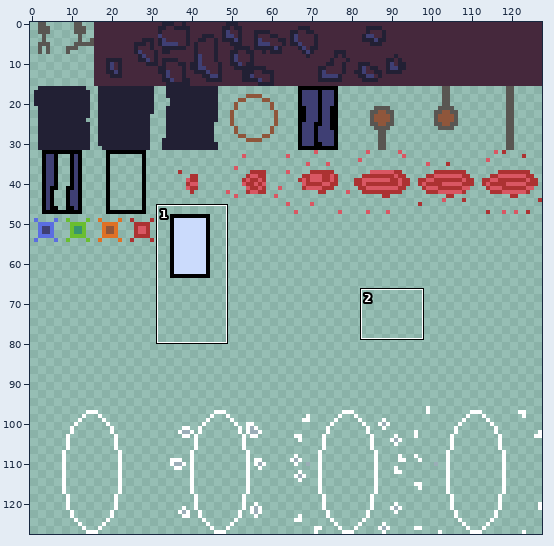
Pixel-art file: src/Art/spritesheet.aseprite. Above: a wide view before the commit, with the close-up outlined.
Close-up. As it was:
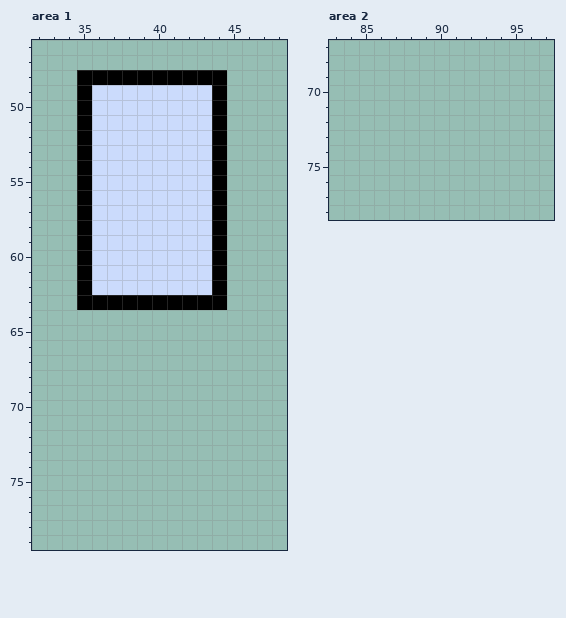
128x128 pixels, 1 frame. Shown: area 1: x 32..48, y 46..79; area 2: x 83..97, y 67..78. The commit also changed other parts of the picture, which this record leaves out.
New version:
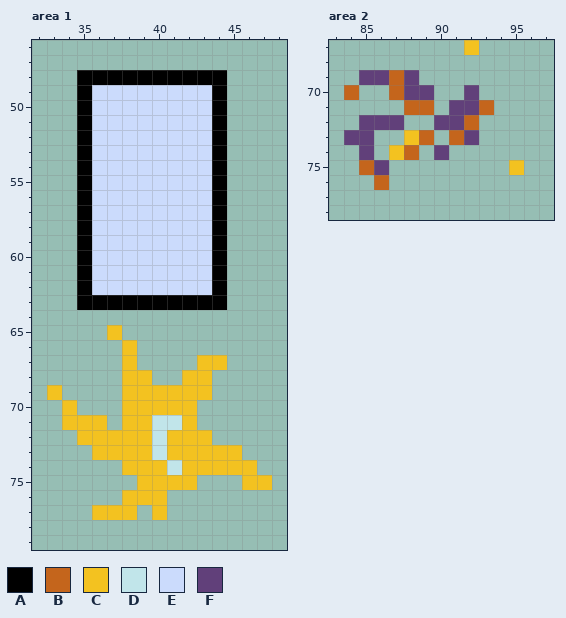
Palette (. is transparent): A #000000  B #c4651c  C #f3c220  D #c1e5ea  E #cbdbfc  F #61407a
Changes in this commit:
Area 1, layer "Layer 1":
y 65: x 37 . -> C
y 66: x 38 . -> C
y 67: x 38 . -> C; x 43..44 .. -> CC
y 68: x 38..39 .. -> CC; x 42..43 .. -> CC
y 69: x 33 . -> C; x 38..43 ...... -> CCCCCC
y 70: x 34 . -> C; x 38..42 ..... -> CCCCC
y 71: x 34..36 ... -> CCC; x 38..42 ..... -> CCDDC
y 72: x 35..43 ......... -> CCCCCDCCC
y 73: x 36..45 .......... -> CCCCDCCCCC
y 74: x 38..46 ......... -> CCCDCCCCC
y 75: x 39..42 .... -> CCCC; x 46..47 .. -> CC
y 76: x 38..40 ... -> CCC
y 77: x 36..38 ... -> CCC; x 40 . -> C
Area 2, layer "Layer 1":
y 67: x 92 . -> C
y 69: x 85..88 .... -> FFBF
y 70: x 84 . -> B; x 87..89 ... -> BFF; x 92 . -> F
y 71: x 88..89 .. -> BB; x 91..93 ... -> FFB
y 72: x 85..87 ... -> FFF; x 90..92 ... -> FFB
y 73: x 84..85 .. -> FF; x 88..89 .. -> CB; x 91..92 .. -> BF
y 74: x 85 . -> F; x 87..88 .. -> CB; x 90 . -> F
y 75: x 85..86 .. -> BF; x 95 . -> C
y 76: x 86 . -> B
Pixel boxes of the changes (left, top, right, bottom) in both close-ups:
added: (47, 325, 272, 520)
added: (344, 40, 524, 190)
